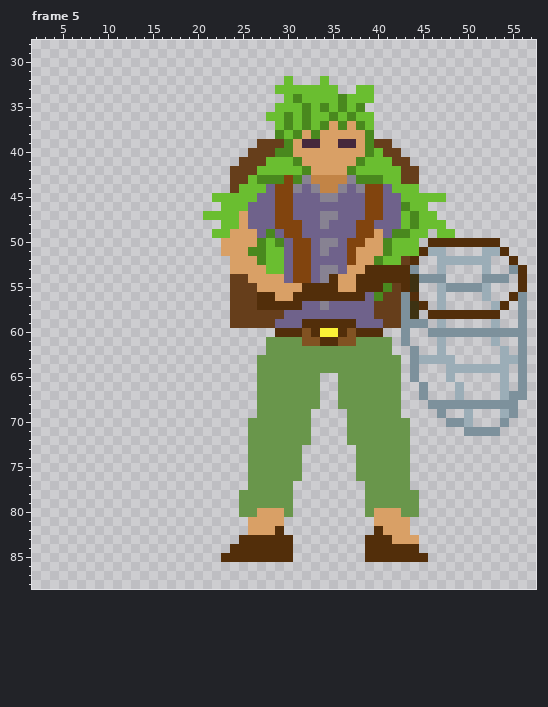
A pixel-art file gets an edit: Assets/Sprites/Characters/bipoleVIcharacters.aseprite. The first picture shows the starting point.
70x90 pixels, 7 frames. Shown: frame 5: x 2..57, y 28..88. The commit also changed other frames, which this record leaves out.
Once edited:
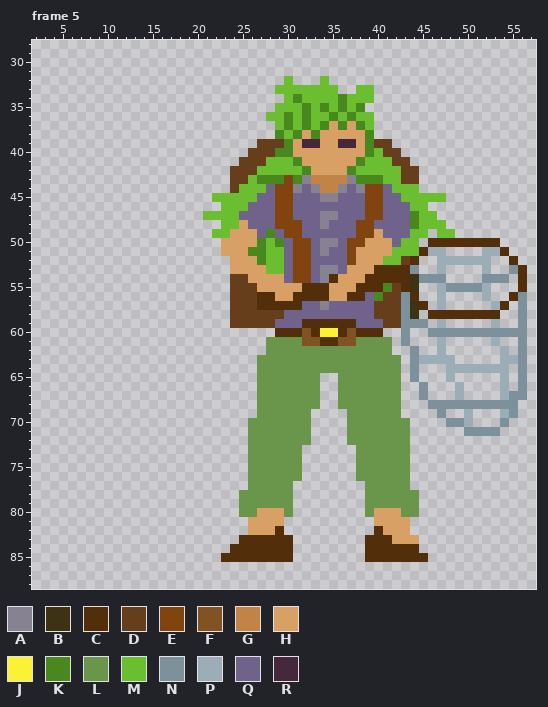
Palette (. is transparent): A #878292  B #3d3212  C #522e0a  D #663e1b  E #81440e  F #815222  G #c28446  H #d9a066  J #fbf236  K #49881e  L #69964b  M #6abe30  N #7d919c  P #9badb7  Q #6f628b  R #45283c
Diff:
Frame 5, layer "Main":
y 46: x 43 K -> Q
y 47: x 25 H -> Q; x 43 M -> Q
y 48: x 43 M -> Q
y 49: x 42..43 KK -> QQ
y 50: x 41..42 KM -> HQ
y 51: x 41 K -> H
y 52: x 40 K -> H
y 53: x 39 C -> H
y 54: x 38 C -> H
y 55: x 35 C -> H
y 56: x 35..36 CC -> HH
Pixel boxes of the changes (left, top, right, bottom) in both pictures:
changed: (329, 202, 410, 301)
changed: (239, 211, 248, 220)
